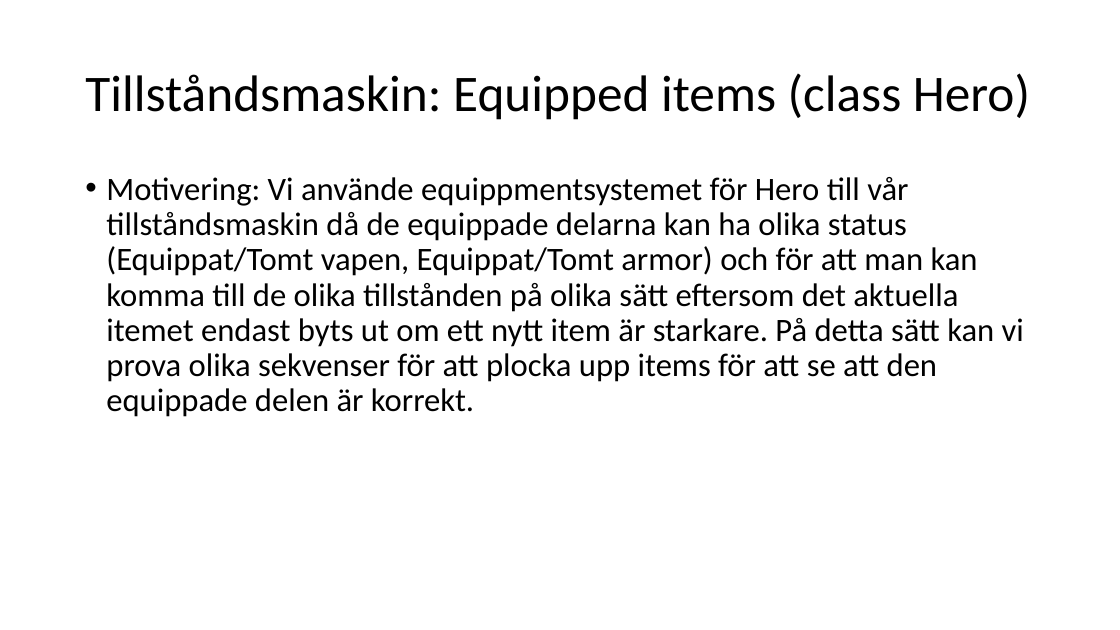
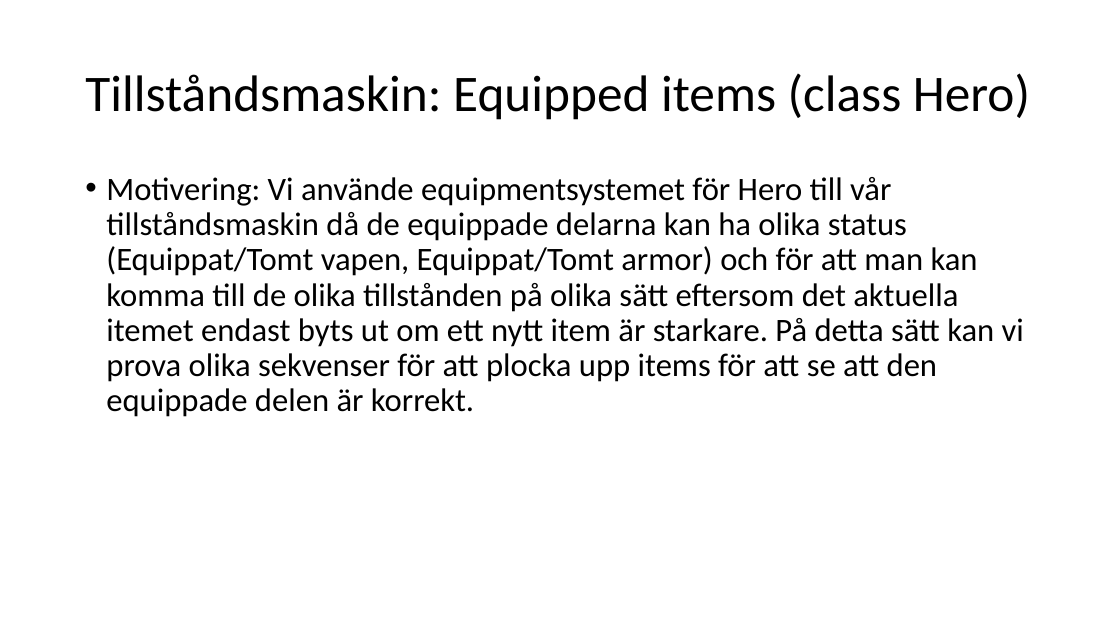
Before and after one commit to hampusidstam/InteGame, a slide deck: slide 23 of docs/Slutredovisning_grp5_v9.pptx. Drawn at 1120x630 pixels with LibreOffice and Linux fonts; fonts in the diff are those of the drawing. Boxes give left, top, right and bottom in pixels: in the first picture for what was removed or moved away, otherwise in the second. Text is boxed around its words. In the diff, an @@ line names an element or a change of style, - is before the commit and + after.

```diff
--- a/docs/Slutredovisning_grp5_v9.pptx
+++ b/docs/Slutredovisning_grp5_v9.pptx
@@ text at (106, 177, 1024, 417): text changed @@
-• Motivering: Vi använde equippmentsystemet för Hero till vår tillståndsmaskin då de equippade delarna kan ha olika status (Equippat/Tomt vapen, Equippat/Tomt armor) och för att man kan komma till de olika tillstånden på olika sätt eftersom det aktuella itemet endast byts ut om ett nytt item är starkare. På detta sätt kan vi prova olika sekvenser för att plocka upp items för att se att den equippade delen är korrekt.
+• Motivering: Vi använde equipmentsystemet för Hero till vår tillståndsmaskin då de equippade delarna kan ha olika status (Equippat/Tomt vapen, Equippat/Tomt armor) och för att man kan komma till de olika tillstånden på olika sätt eftersom det aktuella itemet endast byts ut om ett nytt item är starkare. På detta sätt kan vi prova olika sekvenser för att plocka upp items för att se att den equippade delen är korrekt.
```
Also in this commit, not shown: 8 other slides changed.
